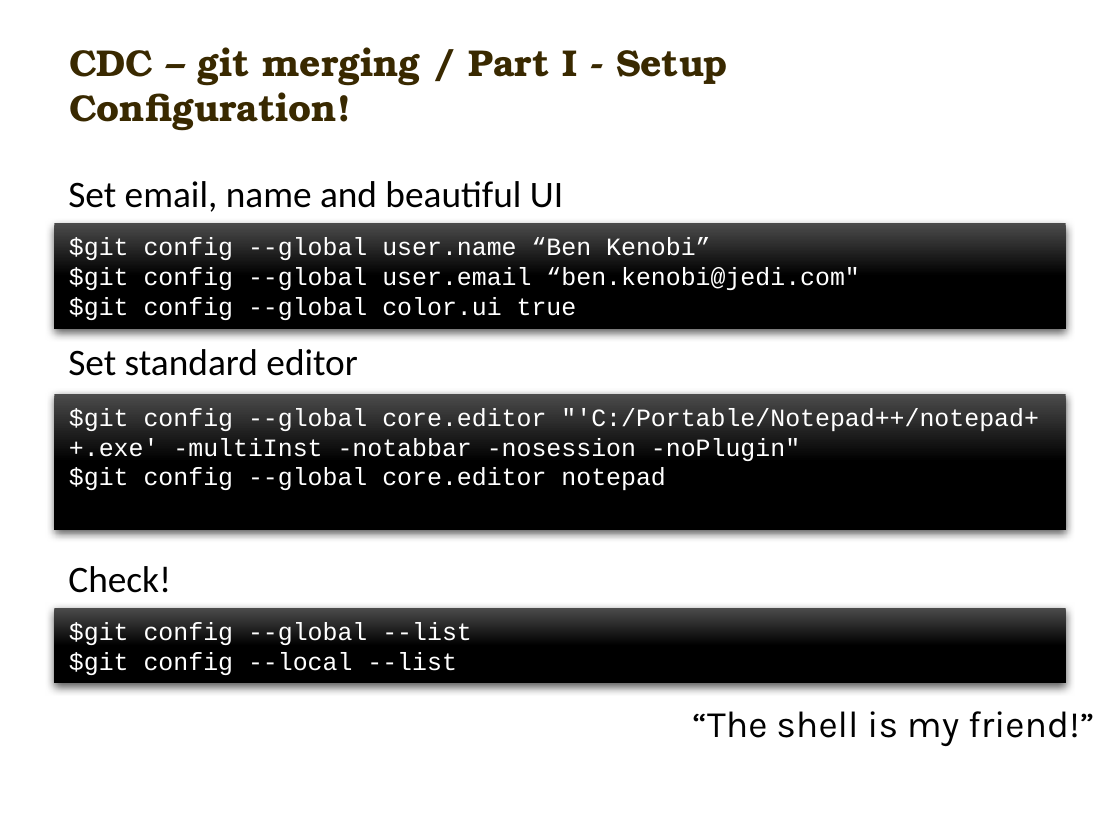
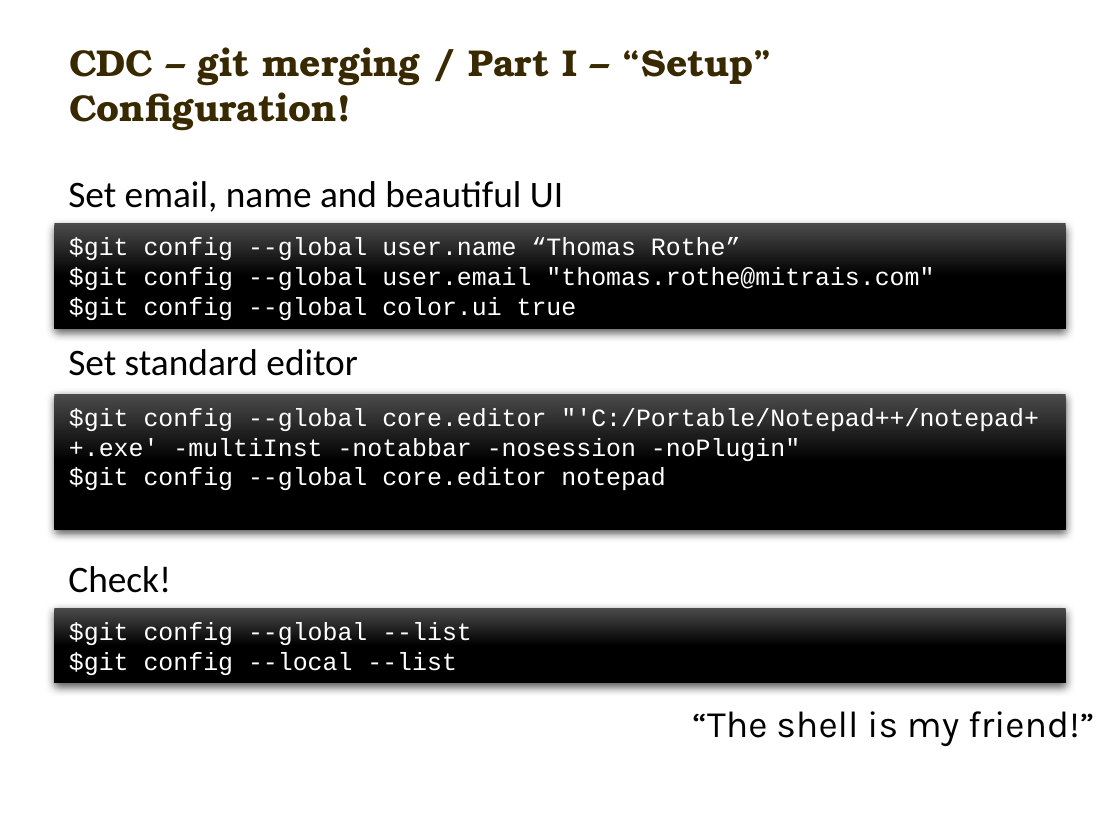
Before and after one commit to carlmitrais/wisdom, a slide deck: slide 7 of cdc_git_ws1.pptx. Drawn at 1120x840 pixels with LibreOffice and Linux fonts; fonts in the diff are those of the drawing; background and template pictures are left out. Boxes give left, top, right and bottom in pixels: in the first picture for what was removed or moved away, otherwise in the second. Text is boxed around its words. In the diff, an @@ line names an element or a change of style, - is before the commit and + after.

```diff
--- a/cdc_git_ws1.pptx
+++ b/cdc_git_ws1.pptx
@@ text at <box>69,47,773,86</box>: text changed @@
-CDC – git merging / Part I - Setup
+CDC – git merging / Part I – “Setup”
@@ text in rectangle at <box>69,237,934,290</box>: text changed @@
-$git config --global user.name “Ben Kenobi”
-$git config --global user.email “ben.kenobi@jedi.com"
+$git config --global user.name “Thomas Rothe”
+$git config --global user.email "thomas.rothe@mitrais.com"
```
Also in this commit, not shown: 12 other slides changed, 2 slides added.
